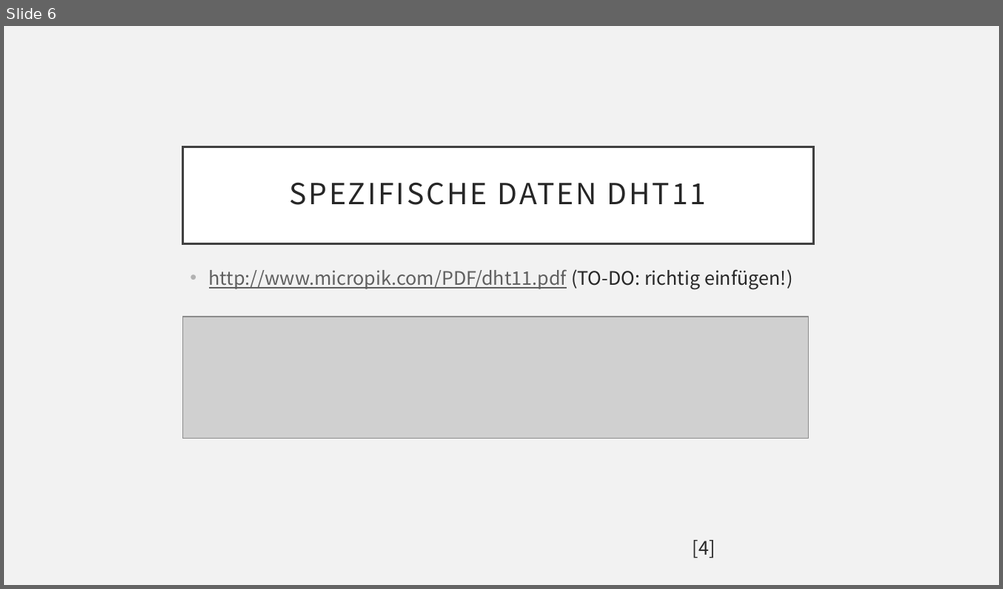
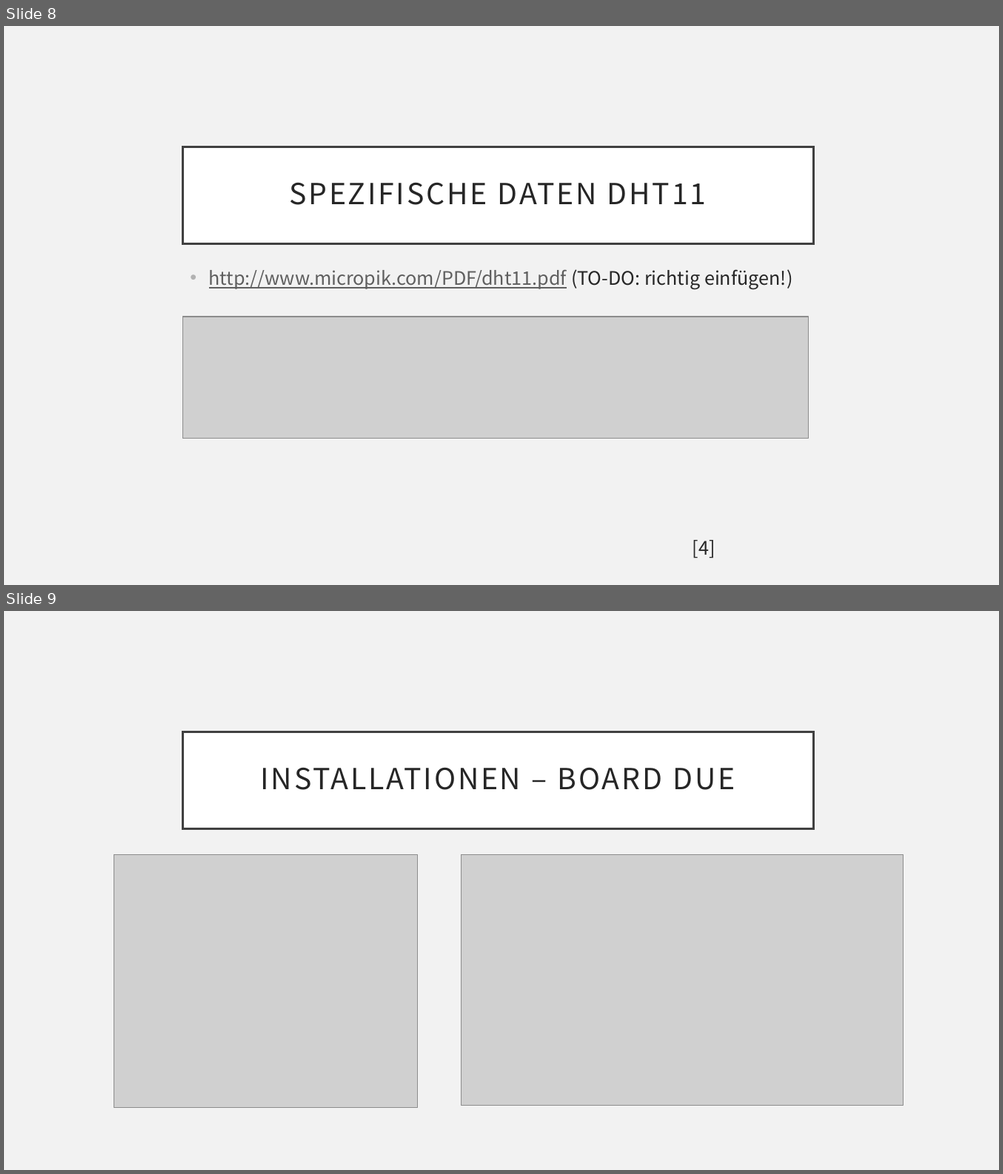
Before and after one commit to ProjektlaborEmbeddedSecurity/Presentation, a slide deck: PES.pptx. Shown one above the other, each under a label of ours: slide 6 before the commit, slides 8 and 9 after it. The pictures are 1003x589 and 1003x1174 pixels, drawn with LibreOffice and Linux fonts; fonts in the diff are those of the drawing; grey boxes stand for pictures; background and template pictures are left out. Boxes give left, top, right and bottom in pixels: in the first picture for what was removed or moved away, otherwise in the second. Text is boxed around its words. In the diff, an @@ line names an element or a change of style, - is before the commit and + after.

```diff
--- a/PES.pptx
+++ b/PES.pptx
@@ slide 9 added at [4, 611, 999, 1170], background #F2F2F2 @@
@@ title added at [182, 732, 813, 829], fill #FFFFFF, outline #404040 2.5 pt, 28 pt, text #262626 @@
+INSTALLATIONEN – BOARD DUE
@@ picture added at [114, 855, 418, 1108] @@
@@ picture added at [461, 855, 903, 1106] @@
@@ what was slide 6 is now slide 8 @@
```
Also in this commit, not shown: 1 slide changed, 8 other slides added.
